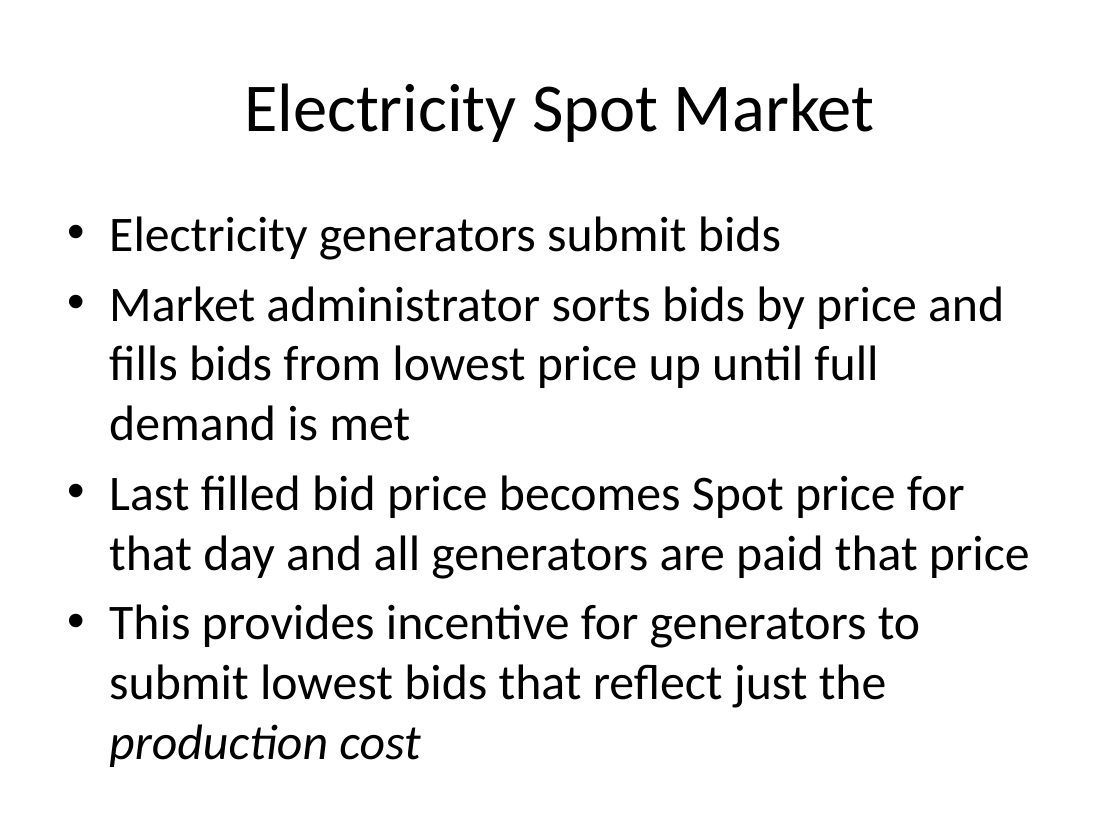
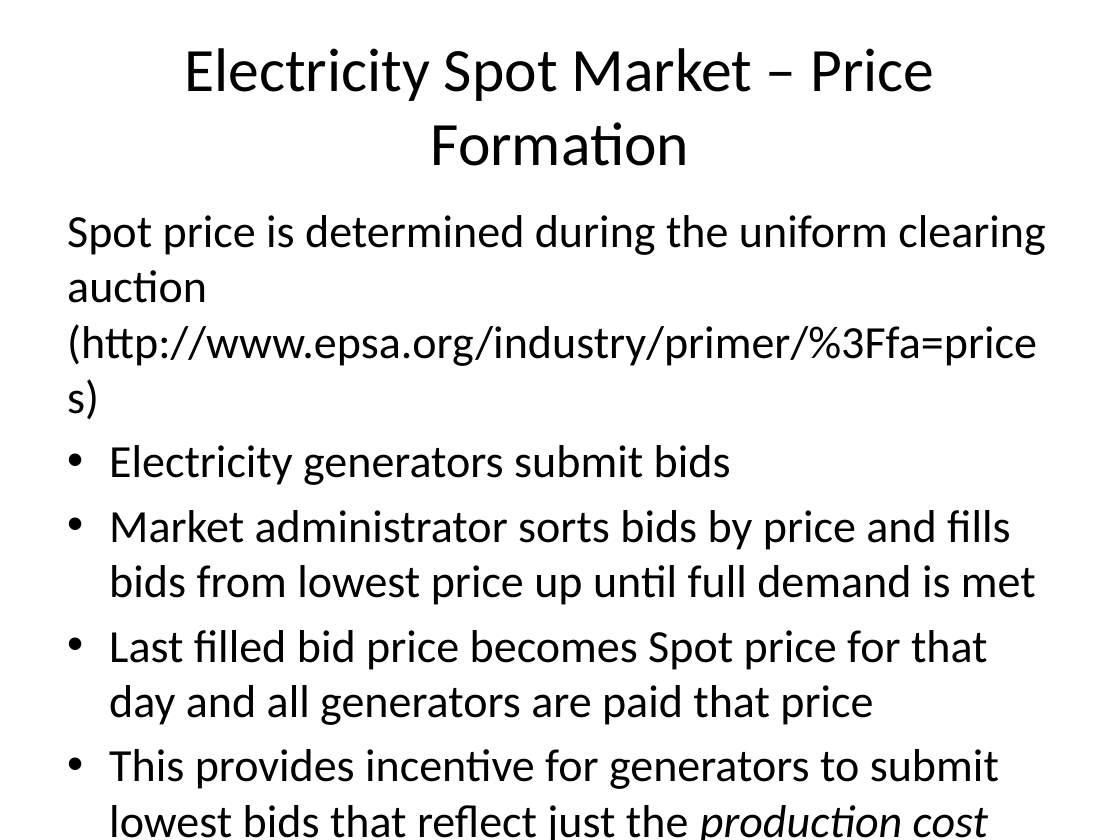
Before and after one commit to quantbin/xpl, a slide deck: slide 15 of energy.pptx (slide 11 before the commit). Drawn at 1120x840 pixels with LibreOffice and Linux fonts; fonts in the diff are those of the drawing. Boxes give left, top, right and bottom in pixels: in the first picture for what was removed or moved away, otherwise in the second. Text is boxed around its words. In the diff, an @@ line names an element or a change of style, - is before the commit and + after.

```diff
--- a/energy.pptx
+++ b/energy.pptx
@@ title at (185,48,934,166): text changed; size 44 to 39.6 pt @@
-Electricity Spot Market
+Electricity Spot Market – Price Formation
@@ text at (67,215,1045,366): paragraph added @@
+Spot price is determined during the uniform clearing auction (http://www.epsa.org/industry/primer/%3Ffa=prices)
@@ text at (109,445,1036,840): size 32 to 29.6 pt in "Electricity generators submit bids", "Market administrator sorts bids by price and ...", "Last filled bid price becomes Spot price ...", "This provides incentive for generators to submit ..." @@
```
Also in this commit, not shown: 10 other slides changed, 9 slides added.
